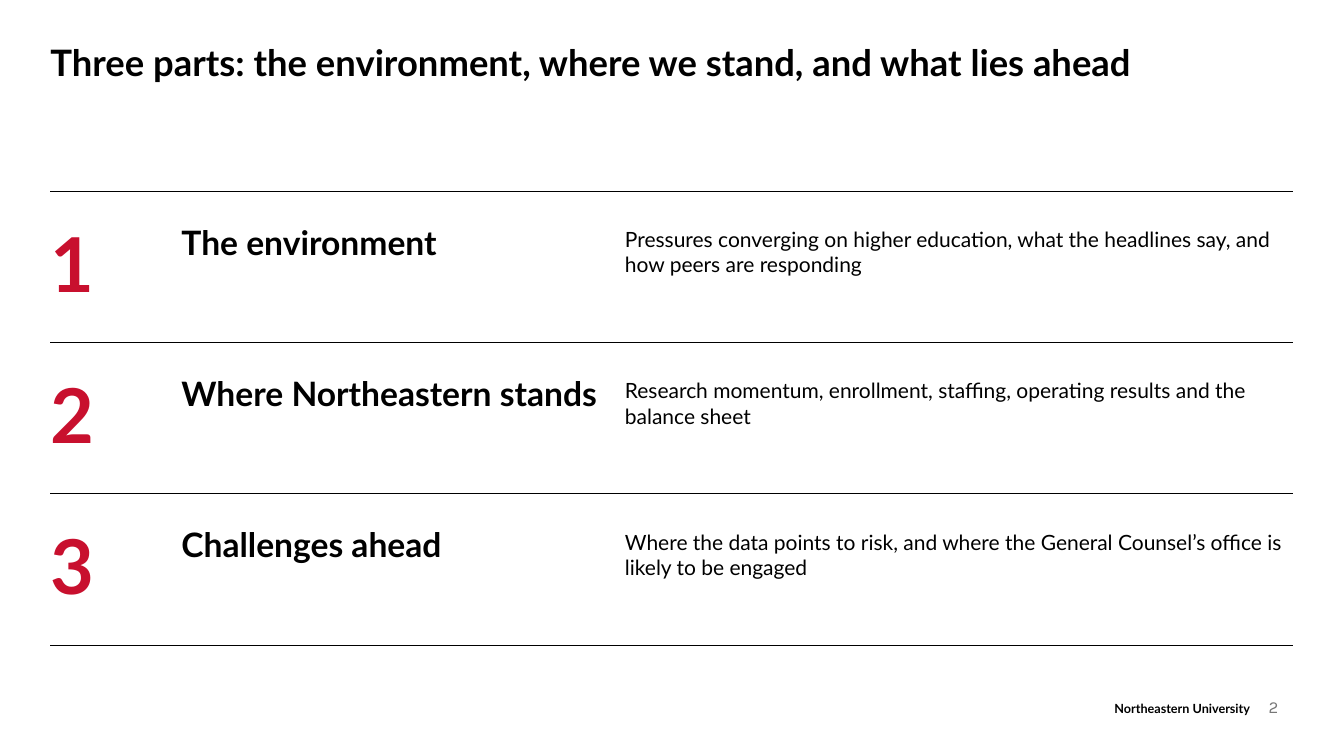
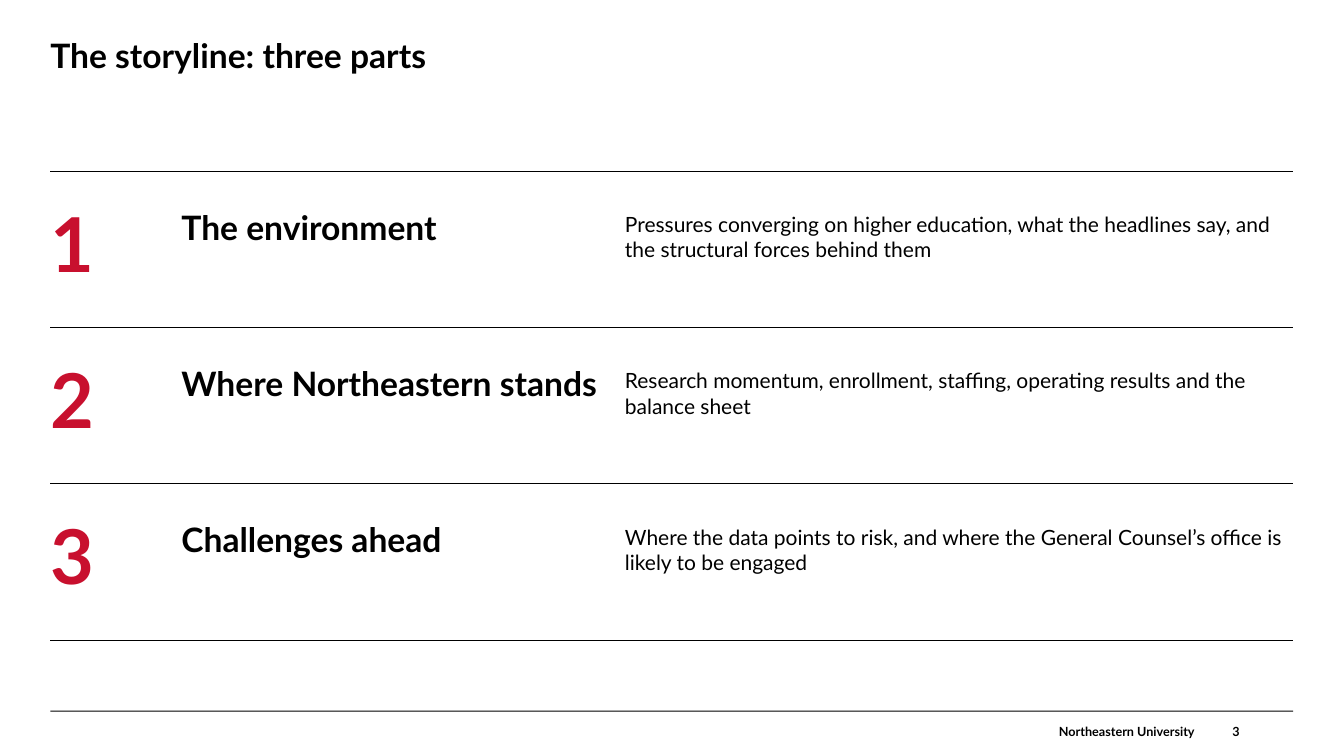
Before and after one commit to brettcsweet/Tonys-repo, a slide deck: slide 3 of GC_Financial_Update_2026-09-30.pptx (slide 2 before the commit). Drawn at 1344x756 pixels with LibreOffice and Linux fonts; fonts in the diff are those of the drawing; background and template pictures are left out. Boxes give left, top, right and bottom in pixels: in the first picture for what was removed or moved away, otherwise in the second. Text is boxed around its words. In the diff, an @@ line names an element or a change of style, - is before the commit and + after.

```diff
--- a/GC_Financial_Update_2026-09-30.pptx
+++ b/GC_Financial_Update_2026-09-30.pptx
@@ text removed at [50, 49, 1130, 82] @@
-Three parts: the environment, where we stand, and what lies ahead
@@ text added at [50, 43, 426, 74], 24 pt, text #000000, bold @@
+The storyline: three parts
@@ line moved from (50, 192) - (1294, 192) to (50, 171) - (1294, 171) @@
@@ text "1": place and size @@
-text "1" at [50, 237, 94, 292]
+text "1" at [50, 217, 94, 272]
@@ text at [625, 216, 1270, 257]: text changed @@
-Pressures converging on higher education, what the headlines say, and how peers are responding
+Pressures converging on higher education, what the headlines say, and the structural forces behind them
@@ 2 texts, 1 line: place and size @@
-2 texts, 1 line at [50, 230, 1294, 443]
+2 texts, 1 line at [50, 215, 1294, 428]
@@ 3 texts, 1 line: place and size @@
-3 texts, 1 line at [50, 381, 1294, 595]
+3 texts, 1 line at [50, 371, 1294, 585]
@@ 2 texts, 1 line: place and size @@
-2 texts, 1 line at [50, 532, 1294, 645]
+2 texts, 1 line at [50, 527, 1294, 640]
@@ rectangle added at [50, 711, 1294, 712], fill #000000 @@
@@ text removed at [1114, 703, 1250, 715] @@
-Northeastern University
@@ page number removed at [1269, 702, 1279, 713] @@
-2
@@ text added at [1059, 726, 1194, 738], 9 pt, text #000000, bold @@
+Northeastern University
@@ page number added at [1232, 727, 1239, 736], 9 pt, text #000000, bold @@
+3
```
Also in this commit, not shown: 29 other slides changed, 8 slides added, 1 slide removed.
